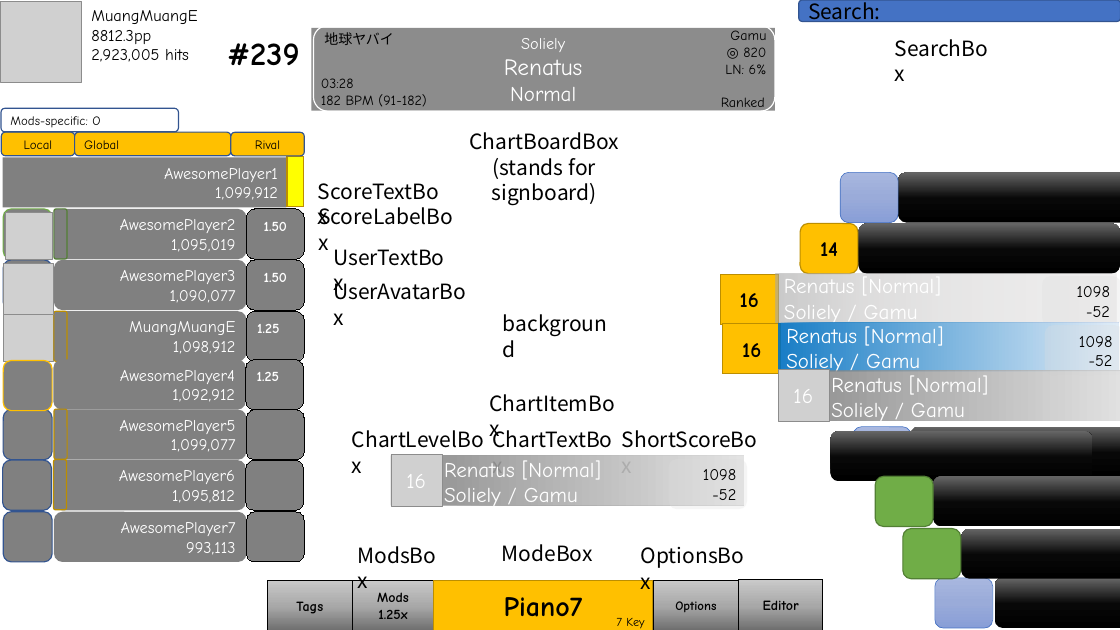
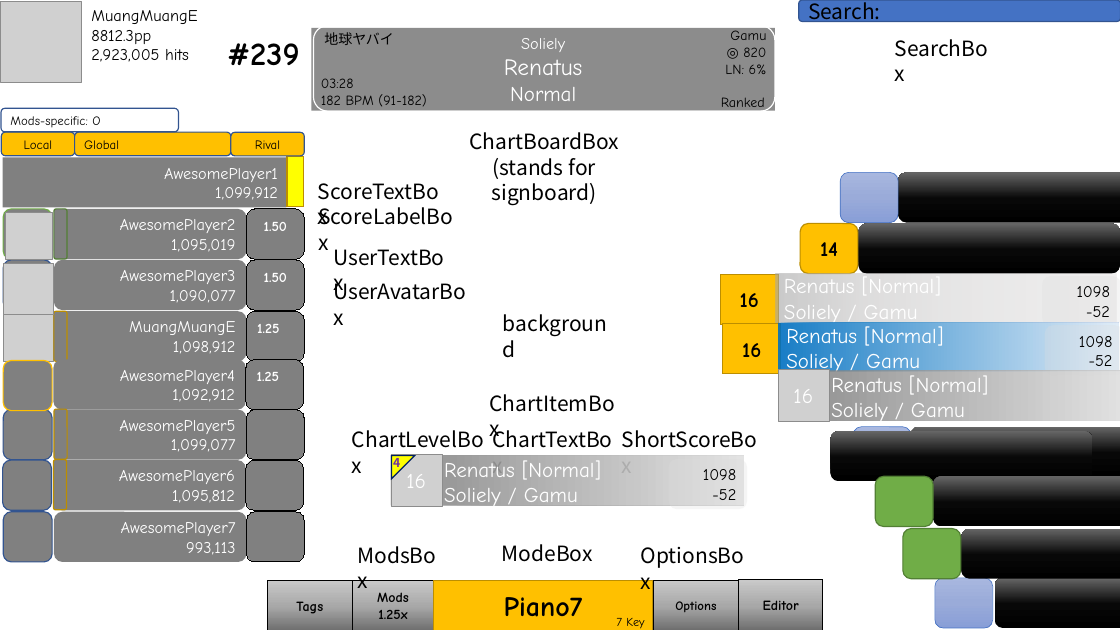
Before and after one commit to hndada/gosu, a slide deck: slide 3 of gosu-ui.pptx. Drawn at 1120x630 pixels with LibreOffice and Linux fonts; fonts in the diff are those of the drawing; grey boxes stand for pictures. Boxes give left, top, right and bottom in pixels: in the first picture for what was removed or moved away, otherwise in the second. Text is boxed around its words. In the diff, an @@ line names an element or a change of style, - is before the commit and + after.

```diff
--- a/gosu-ui.pptx
+++ b/gosu-ui.pptx
@@ triangle added at (392, 455, 415, 479), fill #FFFF00, outline #002060 1 pt, 10.5 pt, text #7030A0, bold @@
+4
```
Also in this commit, not shown: 13 other files.
